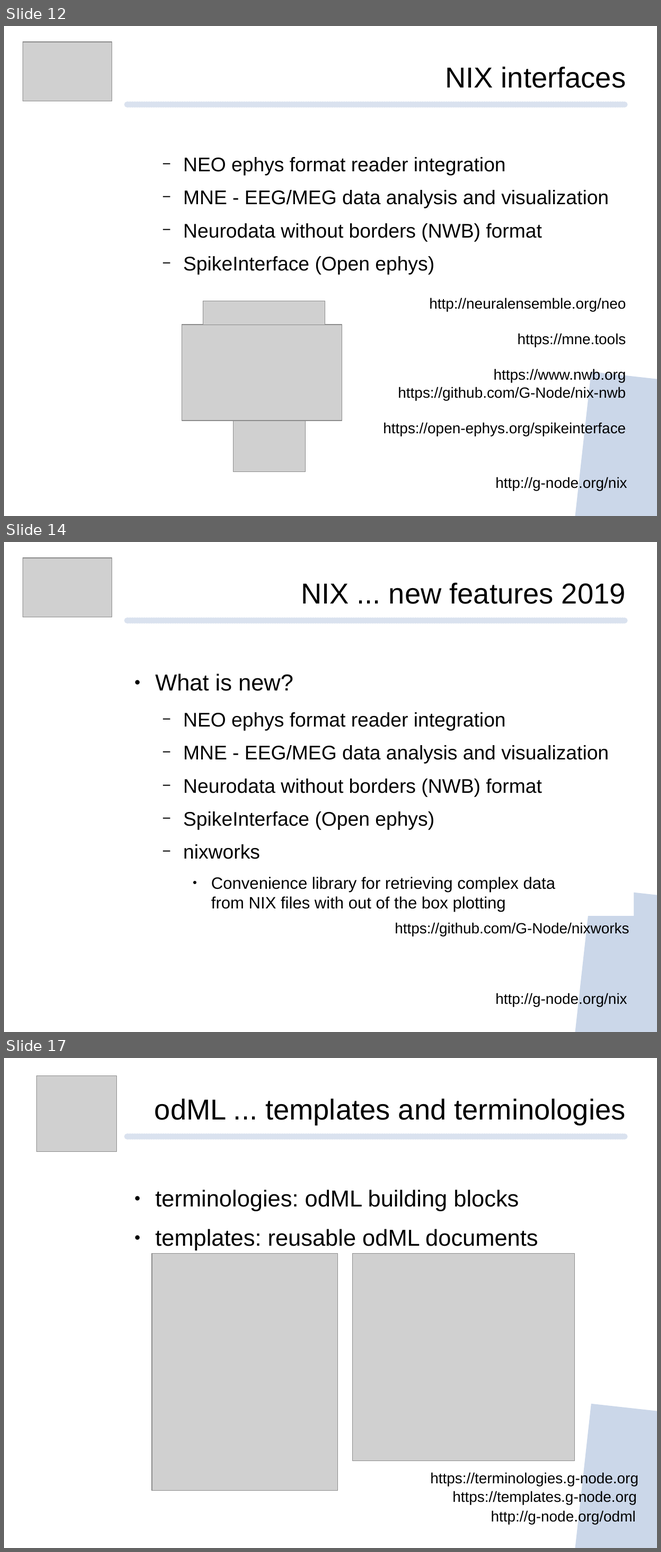
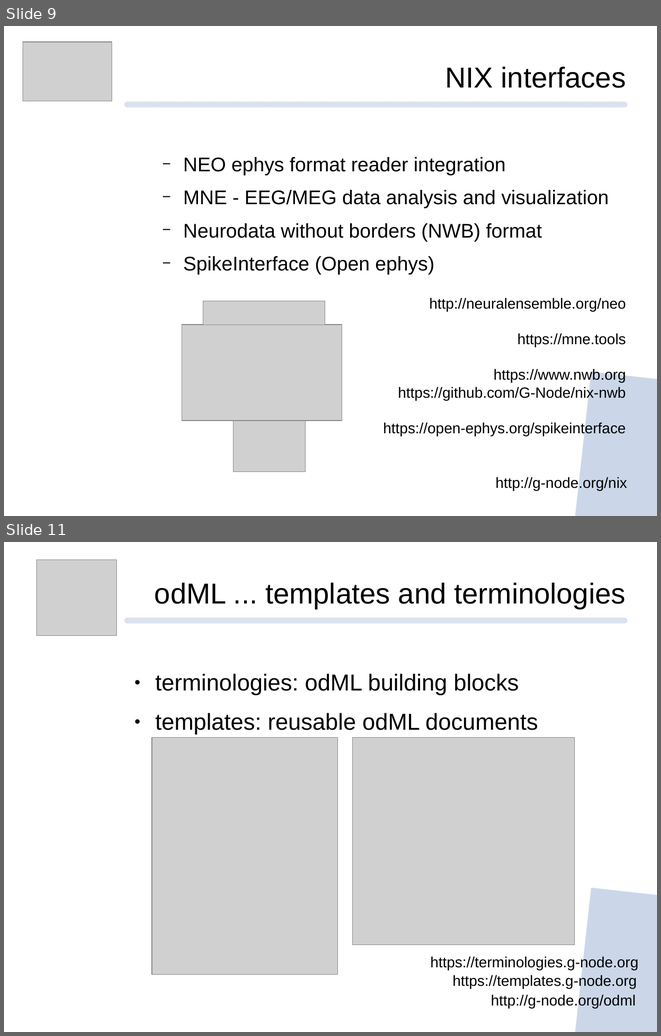
Before and after one commit to mpsonntag/prespost, a slide deck: 202009_BCCN_online/202009_BCCN_Online_conference.odp. Shown one above the other, each under a label of ours: slides 12, 14 and 17 before the commit, slides 9 and 11 after it; the slides between them are not shown. The pictures are 661x1552 and 661x1036 pixels, drawn with LibreOffice and Linux fonts; fonts in the diff are those of the drawing; grey boxes stand for pictures; background and template pictures are left out. Boxes give left, top, right and bottom in pixels: in the first picture for what was removed or moved away, otherwise in the second. Text is boxed around its words. In the diff, an @@ line names an element or a change of style, - is before the commit and + after.

```diff
--- a/202009_BCCN_online/202009_BCCN_Online_conference.odp
+++ b/202009_BCCN_online/202009_BCCN_Online_conference.odp
@@ slide 14 removed at <box>4,542,657,1032</box>, background #FFFFFF; not listed: 2 template elements that a slide beside it also shows @@
@@ picture removed at <box>23,558,113,617</box> @@
@@ text removed at <box>301,582,626,604</box> @@
-NIX ... new features 2019
@@ text removed at <box>155,673,609,911</box> @@
-● What is new?
-  − NEO ephys format reader integration
-  − MNE - EEG/MEG data analysis and visualization
-  − Neurodata without borders (NWB) format
-  − SpikeInterface (Open ephys)
-  − nixworks
-    ● Convenience library for retrieving complex data
-      from NIX files with out of the box plotting
@@ text removed at <box>395,921,629,936</box> @@
-https://github.com/G-Node/nixworks
@@ text removed at <box>495,992,627,1006</box> @@
-http://g-node.org/nix
@@ what was slide 12 is now slide 9 @@
@@ what was slide 17 is now slide 11 @@
```
Also in this commit, not shown: 1 slide changed, 5 other slides removed.
